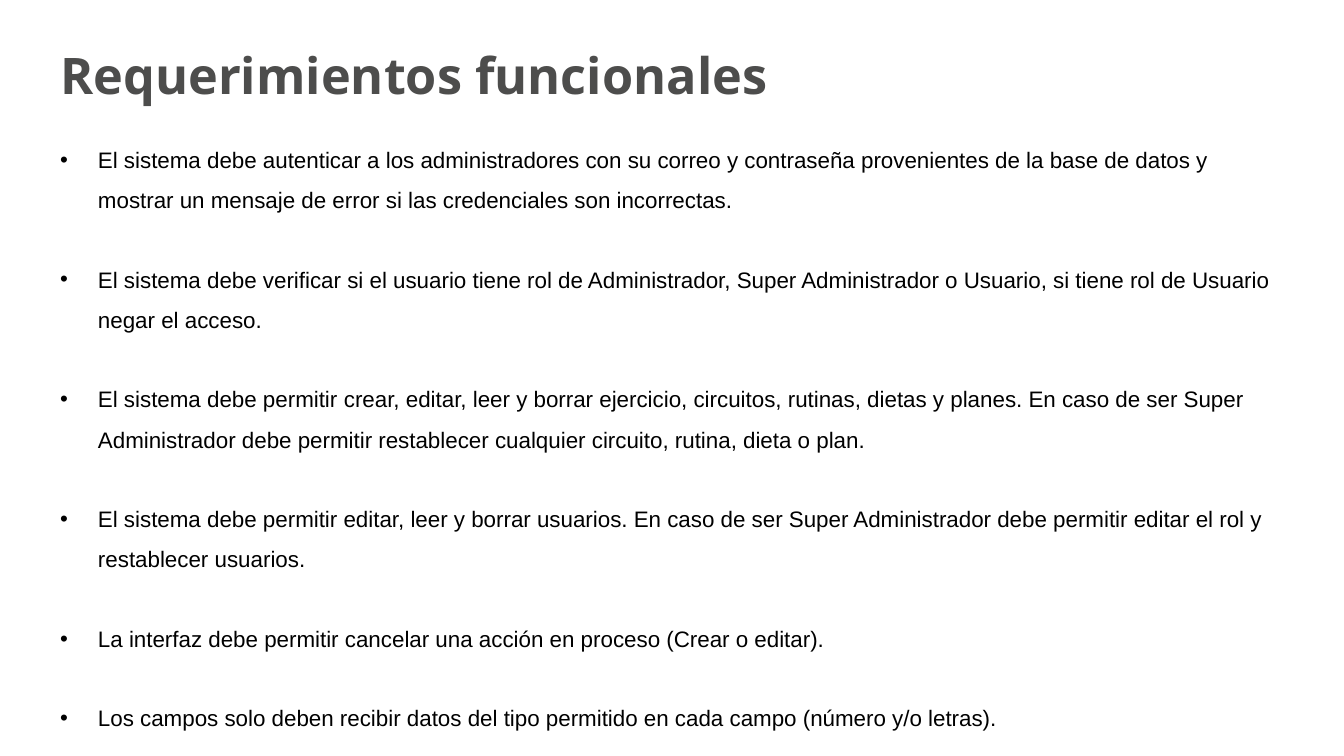
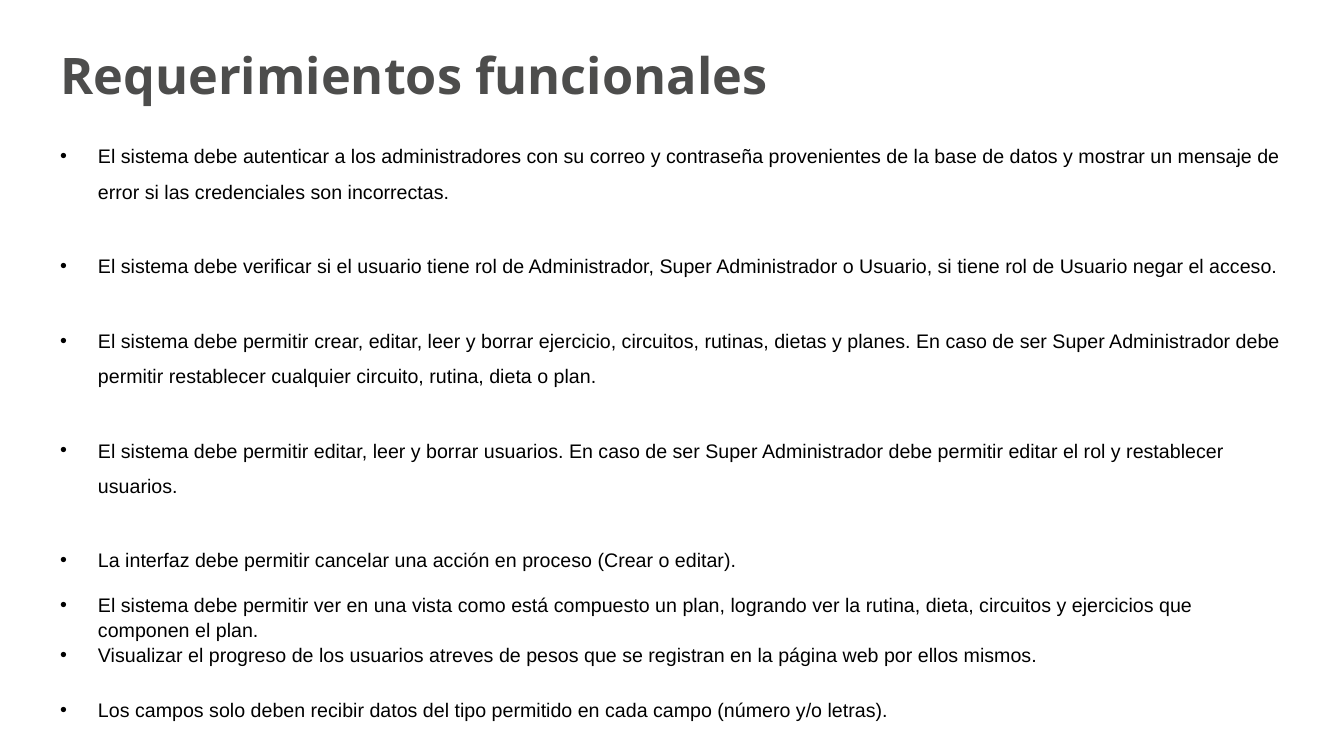
Before and after one commit to DavidPulidoSarmiento/PROYECTO, a slide deck: slide 10 of Proyecto/Presentacion.pptx. Drawn at 1344x756 pixels with LibreOffice and Linux fonts; fonts in the diff are those of the drawing. Boxes give left, top, right and bottom in pixels: in the first picture for what was removed or moved away, otherwise in the second. Text is boxed around its words. In the diff, an @@ line names an element or a change of style, - is before the commit and + after.

```diff
--- a/Proyecto/Presentacion.pptx
+++ b/Proyecto/Presentacion.pptx
@@ text at (x1=98, y1=148, x2=1280, y2=721): size 16 to 14 pt in "El sistema debe autenticar a los administradores ...", "El sistema debe verificar si el usuario ...", "El sistema debe permitir crear, editar, leer ...", "El sistema debe permitir editar, leer y ..." and 2 more places @@
@@ text at (x1=98, y1=597, x2=1192, y2=666): paragraphs added @@
+• El sistema debe permitir ver en una vista como está compuesto un plan, logrando ver la rutina, dieta, circuitos y ejercicios que componen el plan.
+• Visualizar el progreso de los usuarios atreves de pesos que se registran en la página web por ellos mismos.
```
Also in this commit, not shown: 3 other slides changed, 3 other files.
